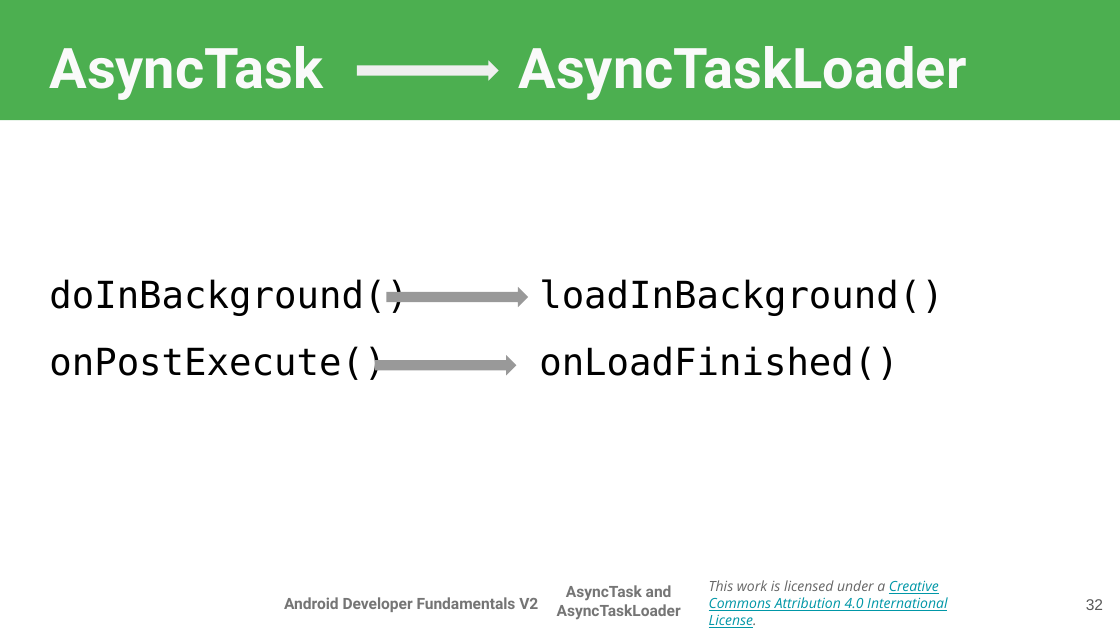
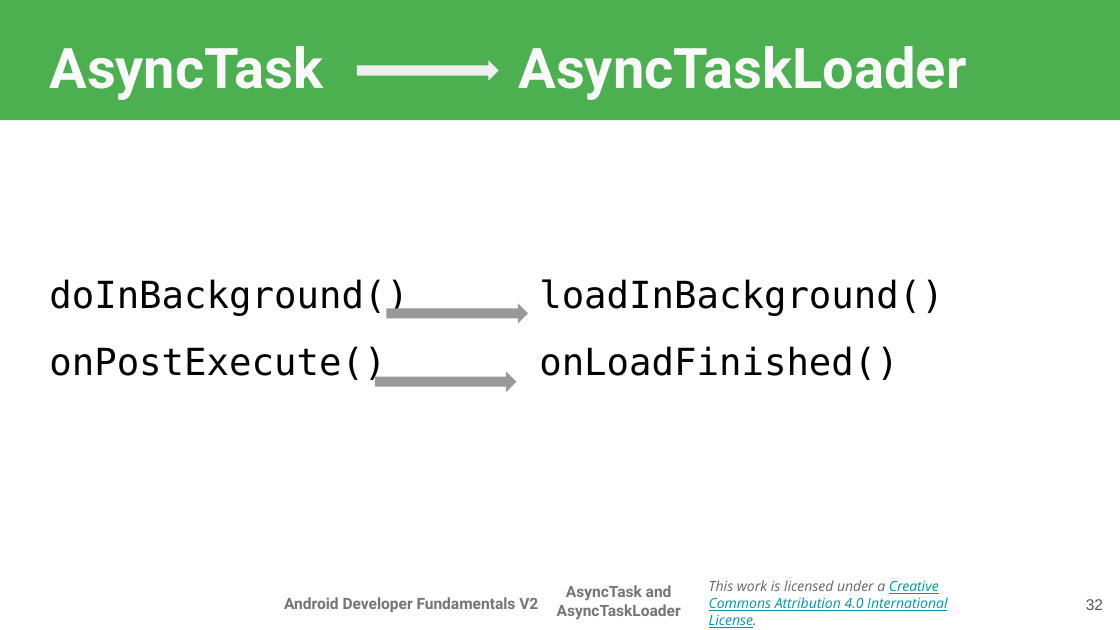
Before and after one commit to walkman617/IMD, a slide deck: slide 32 of Presentation/Android Developer Fundamentals/Unit3/07.1 AsyncTask and AsyncTaskLoader.pptx. Drawn at 1120x630 pixels with LibreOffice and Linux fonts; fonts in the diff are those of the drawing; background and template pictures are left out. Boxes give left, top, right and bottom in pixels: in the first picture for what was removed or moved away, otherwise in the second. Text is boxed around its words. In the diff, an @@ line names an element or a change of style, - is before the commit and + after.

```diff
--- a/Presentation/Android Developer Fundamentals/Unit3/07.1 AsyncTask and AsyncTaskLoader.pptx
+++ b/Presentation/Android Developer Fundamentals/Unit3/07.1 AsyncTask and AsyncTaskLoader.pptx
@@ right arrow: place and size @@
-right arrow at [386, 287, 528, 307]
+right arrow at [386, 304, 528, 324]
@@ right arrow: place and size @@
-right arrow at [375, 355, 516, 375]
+right arrow at [375, 372, 516, 392]
```
Also in this commit, not shown: 1 other slide changed.
